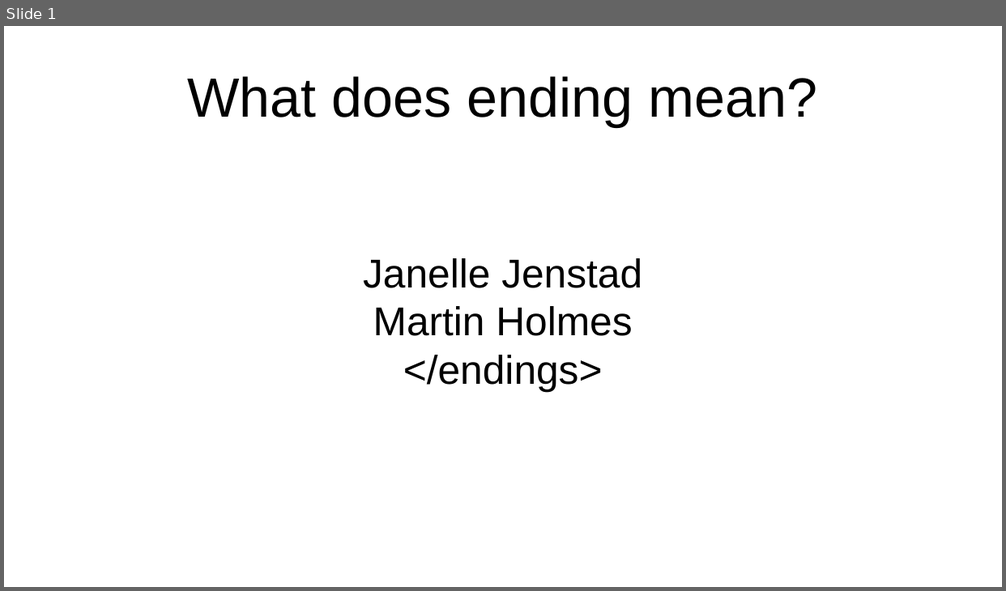
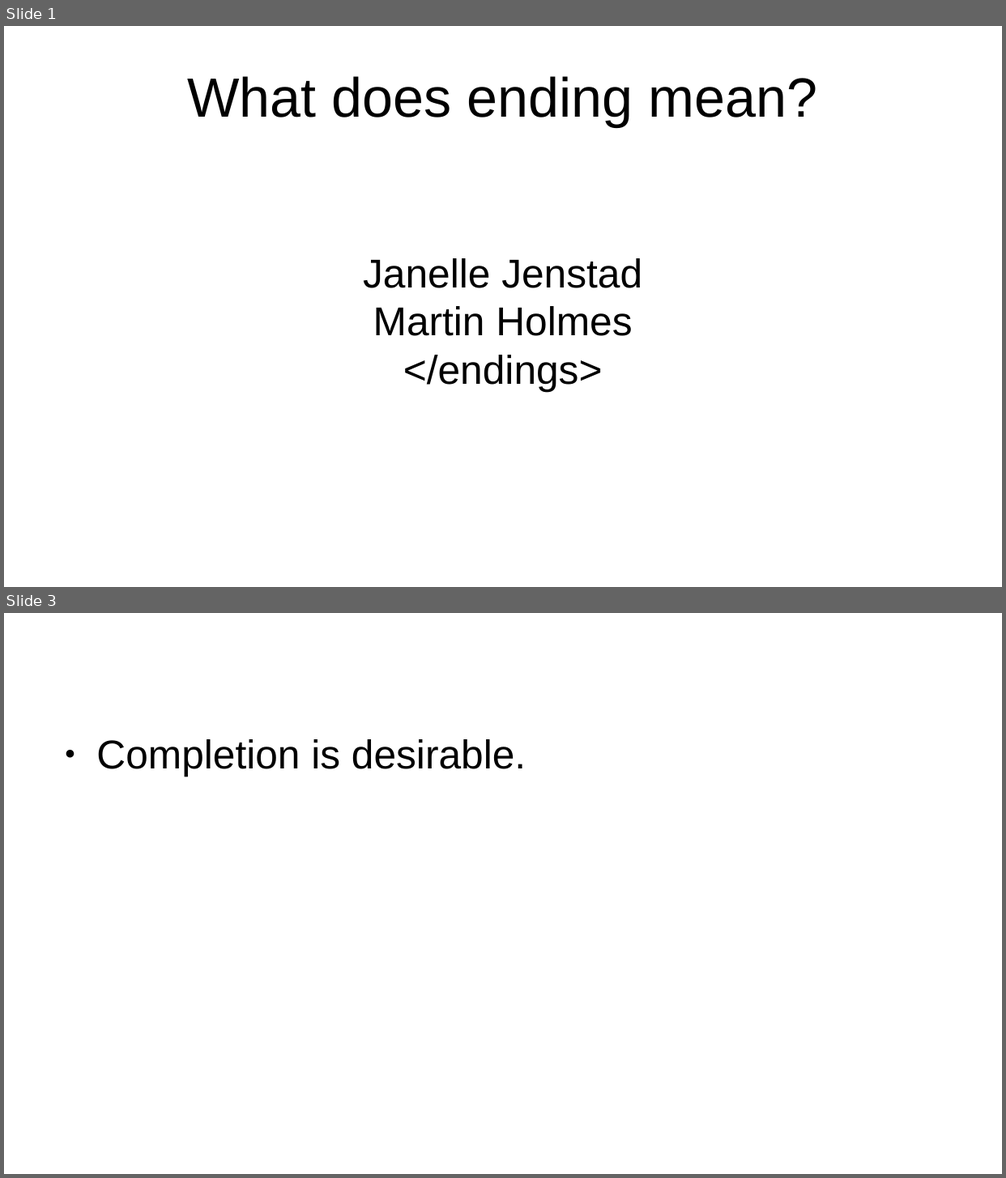
Before and after one commit to projectEndings/Endings, a slide deck: presentations/dhsi2019/what_does_ending_mean.odp. Shown one above the other, each under a label of ours: slide 1 before the commit, slides 1 and 3 after it; the slides between them are not shown. The pictures are 1006x591 and 1006x1178 pixels, drawn with LibreOffice and Linux fonts; fonts in the diff are those of the drawing; background and template pictures are left out. Boxes give left, top, right and bottom in pixels: in the first picture for what was removed or moved away, otherwise in the second. Text is boxed around its words. In the diff, an @@ line names an element or a change of style, - is before the commit and + after.

```diff
--- a/presentations/dhsi2019/what_does_ending_mean.odp
+++ b/presentations/dhsi2019/what_does_ending_mean.odp
@@ slide 3 added at [4,613,1002,1174], background #FFFFFF @@
@@ text added at [96,739,526,777], 32 pt, text #000000 @@
+● Completion is desirable.
```
Also in this commit, not shown: 21 other slides added, 12 other files.
